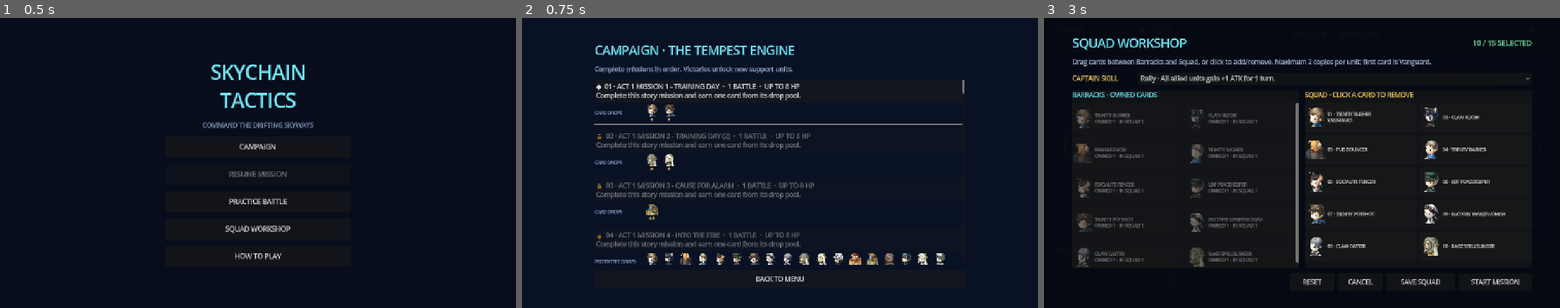
Above: before the commit, frames 1-3 (left to right).
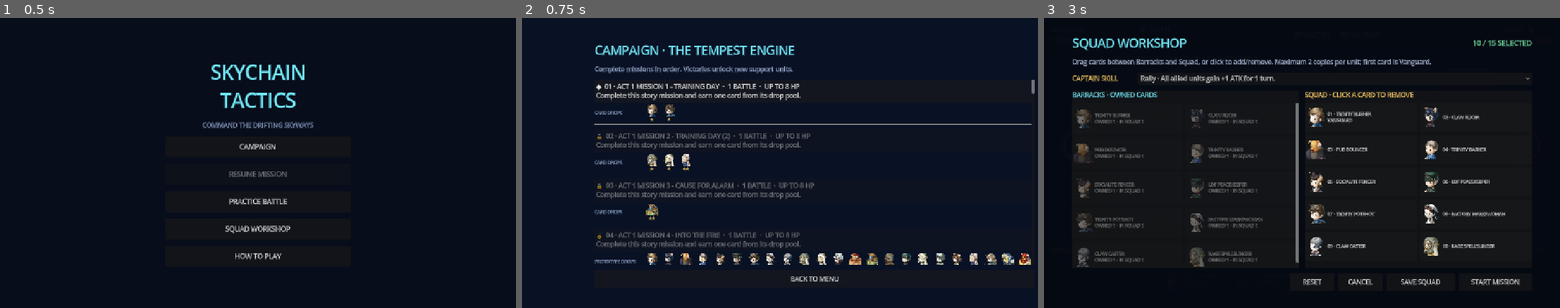
Above: after the commit, the same moments.

Repository: prldd/HeavenStrike
Game: Godot game, scene res://main.tscn
Two runs of this game, one before a commit and one after it. Both use one fixed random seed, a clock stepped at 60 frames per second and the inputs below.
Inputs:
- Up to frame 1 (0.5 s): no input
- Up to frame 2 (0.75 s): click "CAMPAIGN" at 0.5 s
- Up to frame 3 (3 s): click "?" at 1.25 s; click "SQUAD" at 2 s; click "◆ 01 · ACT 1 MISSION 1 - TRAI…" at 2.75 s

Frame 1 is identical in both runs. In frame 2, 0.7% of the frame differs, in the area x 31-100%, y 21-91%; in frame 3, nothing differs.

Commit message:
Implemented five additional unpromoted units sharing existing skills: Order Apostle — 2★ Scout, Heaven’s Wrath Trinity Messenger — 2★ Mage, Bolt Minerva the Brave — 3★ Priest, Fortify Naruku the Lookout — 4★ Mage, Empower Whirling Ragnr — 4★ Fighter, Bolt Also added their portraits, rarity-weighted rewards, published story-drop locations where available, hover details, squad support, and AI availability. Promoted versions remain deferred. All gameplay tests, UI tests, runtime launch, and Git checks pass.

Diff:
--- a/scripts/board_view.gd
+++ b/scripts/board_view.gd
@@ -6,6 +6,7 @@
 const UNIT_SPRITES_2 := preload("res://assets/units/reference-units-007-012.png")
 const UNIT_SPRITES_3 := preload("res://assets/units/reference-units-013-018.png")
 const UNIT_SPRITES_4 := preload("res://assets/units/reference-units-019-024.png")
+const UNIT_SPRITES_5 := preload("res://assets/units/reference-units-025-030.png")
 
 signal deployment_clicked(row: int)
 signal board_cell_clicked(row: int, col: int)
@@ -247,10 +248,11 @@
 
 func _draw_unit_icon(unit: Dictionary, center: Vector2, size: float) -> void:
 	var icon_id: int = unit.get("icon", 0)
-	if icon_id < 1 or icon_id > 24:
+	if icon_id < 1 or icon_id > 30:
 		return
 	var sheets: Array[Texture2D] = [
-		UNIT_SPRITES_1, UNIT_SPRITES_2, UNIT_SPRITES_3, UNIT_SPRITES_4
+		UNIT_SPRITES_1, UNIT_SPRITES_2, UNIT_SPRITES_3, UNIT_SPRITES_4,
+		UNIT_SPRITES_5
 	]
 	var texture: Texture2D = sheets[int((icon_id - 1) / 6)]
 	var slot := (icon_id - 1) % 6
--- a/scripts/campaign_store.gd
+++ b/scripts/campaign_store.gd
@@ -6,7 +6,9 @@
 const REWARD_UNITS := [
 	"Chain Initiate", "LDF Medic",
 	"Apprentice Builder", "Rage Brute", "Claw Skirmisher",
-	"LDF Gunner", "Order Pupil", "Order Cleric"
+	"LDF Gunner", "Order Pupil", "Order Cleric",
+	"Order Apostle", "Trinity Messenger", "Minerva the Brave",
+	"Naruku the Lookout", "Whirling Ragnr"
 ]
 
 static var MISSIONS: Array = StoryQuestCatalogScript.build_missions()
--- a/scripts/main.gd
+++ b/scripts/main.gd
@@ -15,6 +15,7 @@
 const UNIT_SPRITES_2 := preload("res://assets/units/reference-units-007-012.png")
 const UNIT_SPRITES_3 := preload("res://assets/units/reference-units-013-018.png")
 const UNIT_SPRITES_4 := preload("res://assets/units/reference-units-019-024.png")
+const UNIT_SPRITES_5 := preload("res://assets/units/reference-units-025-030.png")
 
 const PLAYER := 0
 const ENEMY := 1
@@ -1176,13 +1177,14 @@
 	return _unit_icon_at_size(icon_id, 48)
 
 func _unit_icon_at_size(icon_id: int, size: int) -> Texture2D:
-	if icon_id < 1 or icon_id > 24:
+	if icon_id < 1 or icon_id > 30:
 		return null
 	var cache_key := "%d:%d" % [icon_id, size]
 	if unit_icon_cache.has(cache_key):
 		return unit_icon_cache[cache_key]
 	var sheets: Array[Texture2D] = [
-		UNIT_SPRITES_1, UNIT_SPRITES_2, UNIT_SPRITES_3, UNIT_SPRITES_4
+		UNIT_SPRITES_1, UNIT_SPRITES_2, UNIT_SPRITES_3, UNIT_SPRITES_4,
+		UNIT_SPRITES_5
 	]
 	var atlas: Texture2D = sheets[int((icon_id - 1) / 6)]
 	var source_image: Image = atlas.get_image()
--- a/scripts/story_quest_catalog.gd
+++ b/scripts/story_quest_catalog.gd
@@ -6,16 +6,21 @@
 	"Claw Caster", "Chain Initiate", "LDF Peacekeeper", "Trinity Basher",
 	"Claw Slicer", "Factory Markswoman", "Rage Spellslinger", "LDF Medic",
 	"Apprentice Builder", "Rage Brute", "Claw Skirmisher",
-	"LDF Gunner", "Order Pupil", "Order Cleric"
+	"LDF Gunner", "Order Pupil", "Order Cleric",
+	"Order Apostle", "Trinity Messenger", "Minerva the Brave",
+	"Naruku the Lookout", "Whirling Ragnr"
 ]
 
-const TWO_STAR_DROPS := {
+const ADDITIONAL_DROPS := {
 	"Apprentice Builder": [11, 12, 14, 17, 23, 32, 37, 46, 48],
 	"Rage Brute": [3, 8, 9, 15, 20, 23, 28, 30, 42, 62],
 	"Claw Skirmisher": [8, 9, 42, 43, 46, 47, 52],
 	"LDF Gunner": [20, 35, 62],
 	"Order Pupil": [21, 22, 24, 41, 53],
-	"Order Cleric": [21, 22, 24, 53]
+	"Order Cleric": [21, 22, 24, 53],
+	"Order Apostle": [28, 29, 41, 54, 57],
+	"Trinity Messenger": [2, 18, 25, 49, 51],
+	"Minerva the Brave": [25, 39, 40, 60, 62]
 }
 
 const QUESTS := [
@@ -93,8 +98,8 @@
 	for index in QUESTS.size():
 		var quest: Array = QUESTS[index]
 		var reference_pool: Array = quest[1].duplicate()
-		for unit_name in TWO_STAR_DROPS:
-			if index + 1 in TWO_STAR_DROPS[unit_name]:
+		for unit_name in ADDITIONAL_DROPS:
+			if index + 1 in ADDITIONAL_DROPS[unit_name]:
 				reference_pool.append(unit_name)
 		var uses_fallback := reference_pool.is_empty()
 		var reward_pool: Array = CURRENT_ROSTER.duplicate() if uses_fallback else reference_pool
--- a/scripts/unit_catalog.gd
+++ b/scripts/unit_catalog.gd
@@ -28,7 +28,12 @@
 	{"name": "Claw Skirmisher", "icon": 17, "stars": 2, "kind": "Strider", "cost": 3, "atk": 2, "hp": 3, "move": 3, "range …(182 unchanged characters)…
 	{"name": "LDF Gunner", "icon": 19, "stars": 2, "kind": "Artillerist", "cost": 2, "atk": 3, "hp": 2, "move": 1, "range" …(183 unchanged characters)…
 	{"name": "Order Pupil", "icon": 21, "stars": 2, "kind": "Channeler", "cost": 2, "atk": 3, "hp": 2, "move": 1, "range": 3, "text": "Blast — Adjacent enemies take half ATK damage.", "skill": {"name": "Heaven's Wrath", "type": "Warcry", "text": "Deal 1 damage split between random enemy units."}},
-	{"name": "Order Cleric", "icon": 23, "stars": 2, "kind": "L …(200 unchanged characters)… allied unit gains +1 ATK for 2 turns."}}
+	{"name": "Order Cleric", "icon": 23, "stars": 2, "kind": "L …(200 unchanged characters)… allied unit gains +1 ATK for 2 turns."}},
+	{"name": "Order Apostle", "icon": 25, "stars": 2, "kind": "Strider", "cost": 2, "atk": 2, "hp": 4, "move": 3, "range": 1, "text": "Double Strike — Attacks twice each action.", "skill": {"name": "Heaven's Wrath", "type": "Warcry", "text": "Deal 1 damage split between random enemy units."}},
+	{"name": "Trinity Messenger", "icon": 26, "stars": 2, "kind": "Channeler", "cost": 3, "atk": 4, "hp": 2, "move": 1, "range": 3, "text": "Blast — Adjacent enemies take half ATK damage.", "skill": {"name": "Bolt", "type": "Warcry", "text": "Deal 1 damage to the enemy unit with the highest HP."}},
+	{"name": "Minerva the Brave", "icon": 27, "stars": 3, "kind": "Lifebinder", "cost": 2, "atk": 3, "hp": 4, "move": 1, "range": 2, "text": "Heal — Before moving, gives 2 HP to the lowest-health ally.", "skill": {"name": "Fortify", "type": "Warcry", "text": "Other allied unit with the lowest HP gains +3 HP for 2 turns."}},
+	{"name": "Naruku the Lookout", "icon": 28, "stars": 4, "kind": "Channeler", "cost": 3, "atk": 3, "hp": 6, "move": 1, "range": 3, "text": "Blast — Adjacent enemies take half ATK damage.", "skill": {"name": "Empower", "type": "Warcry", "text": "Another allied unit gains +1 ATK for 2 turns."}},
+	{"name": "Whirling Ragnr", "icon": 29, "stars": 4, "kind": "Duelist", "cost": 2, "atk": 3, "hp": 5, "move": 2, "range": 1, "text": "Fury — Permanently gains +1 ATK after attacking.", "skill": {"name": "Bolt", "type": "Warcry", "text": "Deal 1 damage to the enemy unit with the highest HP."}}
 ]
 
 static func all_units() -> Array:
--- a/tests/smoke_test.gd
+++ b/tests/smoke_test.gd
@@ -10,26 +10,37 @@
 
 func _init() -> void:
 	var roster: Array = UnitCatalogScript.all_units()
-	assert(roster.size() == 18, "The playable roster must contain 18 units.")
+	assert(roster.size() == 23, "The playable roster must contain 23 units.")
 	assert(UnitCatalogScript.by_name("Trinity Rusher").kind == "Strider")
 	assert(UnitCatalogScript.display_class("Strider") == "Scout")
 	assert(UnitCatalogScript.display_class("Lifebinder") == "Priest")
 	assert(UnitCatalogScript.by_name("Missing").is_empty())
 	assert(roster.map(func(unit): return unit.icon).all(
-		func(icon_id): return icon_id >= 1 and icon_id <= 24
+		func(icon_id): return icon_id >= 1 and icon_id <= 30
 	))
 	assert(roster.filter(func(unit): return unit.stars == 1).size() == 12)
-	assert(roster.filter(func(unit): return unit.stars == 2).size() == 6)
+	assert(roster.filter(func(unit): return unit.stars == 2).size() == 8)
+	assert(roster.filter(func(unit): return unit.stars == 3).size() == 1)
+	assert(roster.filter(func(unit): return unit.stars == 4).size() == 2)
 	var icon_ids: Array = roster.map(func(unit): return unit.icon)
 	icon_ids.sort()
-	assert(icon_ids == [1, 2, 3, 4, 5, 6, 7, 8, 9, 10, 11, 12, 13, 15, 17, 19, 21, 23])
-	for kind in ["Strider", "Duelist", "Warden", "Artillerist", "Channeler", "Lifebinder"]:
-		assert(roster.filter(func(unit): return unit.kind == kind).size() == 3)
+	assert(icon_ids == [1, 2, 3, 4, 5, 6, 7, 8, 9, 10, 11, 12, 13, 15, 17, 19, 21, 23, 25, 26, 27, 28, 29])
+	assert(roster.filter(func(unit): return unit.kind == "Strider").size() == 4)
+	assert(roster.filter(func(unit): return unit.kind == "Duelist").size() == 4)
+	assert(roster.filter(func(unit): return unit.kind == "Warden").size() == 3)
+	assert(roster.filter(func(unit): return unit.kind == "Artillerist").size() == 3)
+	assert(roster.filter(func(unit): return unit.kind == "Channeler").size() == 5)
+	assert(roster.filter(func(unit): return unit.kind == "Lifebinder").size() == 4)
 	assert(UnitCatalogScript.by_name("Apprentice Builder").stars == 2)
 	assert(UnitCatalogScript.by_name("Rage Brute").cost == 2)
 	assert(UnitCatalogScript.by_name("LDF Gunner").range == 3)
 	assert(UnitCatalogScript.by_name("Apprentice Builder").skill.name == "Fortify")
 	assert(UnitCatalogScript.by_name("Claw Skirmisher").skill.type == "Strike")
+	assert(UnitCatalogScript.by_name("Order Apostle").skill.name == "Heaven's Wrath")
+	assert(UnitCatalogScript.by_name("Trinity Messenger").skill.name == "Bolt")
+	assert(UnitCatalogScript.by_name("Minerva the Brave").skill.name == "Fortify")
+	assert(UnitCatalogScript.by_name("Naruku the Lookout").skill.name == "Empower")
+	assert(UnitCatalogScript.by_name("Whirling Ragnr").skill.name == "Bolt")
 	assert(UnitSkillsScript.timing_tooltip("Warcry") == "Activates when this unit enters the battlefield.")
 
 	var default_squad: Array = SquadStoreScript.default_squad(roster)
@@ -97,7 +108,7 @@
 	assert(is_equal_approx(training_rewards[0].chance, 0.5))
 	assert(is_equal_approx(training_rewards[1].chance, 0.5))
 	var fallback_rewards: Array = CampaignStoreScript.reward_options(3, roster)
-	assert(fallback_rewards.size() == 18)
+	assert(fallback_rewards.size() == 23)
 	var fallback_total := 0.0
 	for option in fallback_rewards:
 		fallback_total += option.chance
Binary file added: assets/units/reference-units-025-030.png
Not shown, added: assets/units/reference-units-025-030.png.import
Not shown, changed: PROJECT.md
Not shown, changed: README.md
